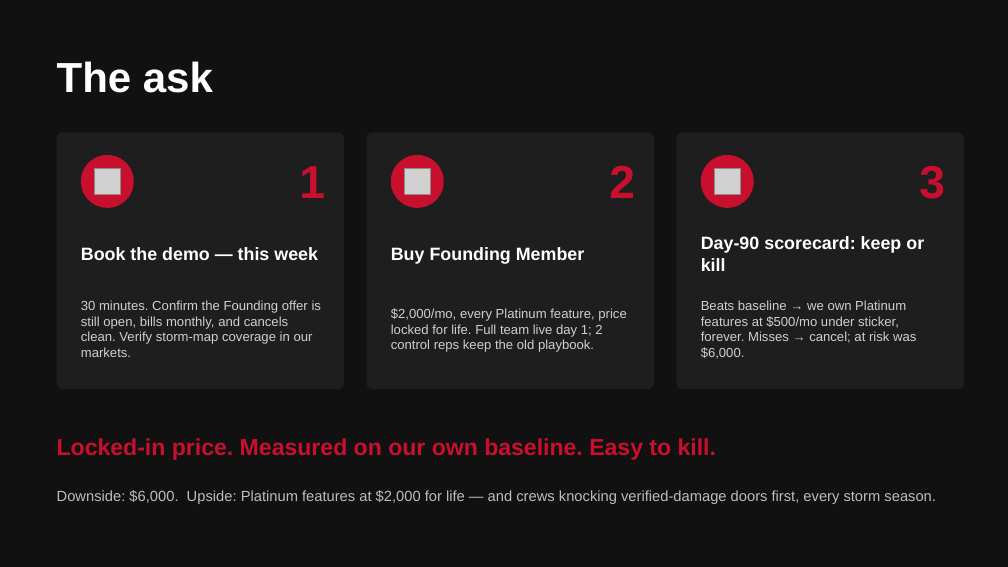
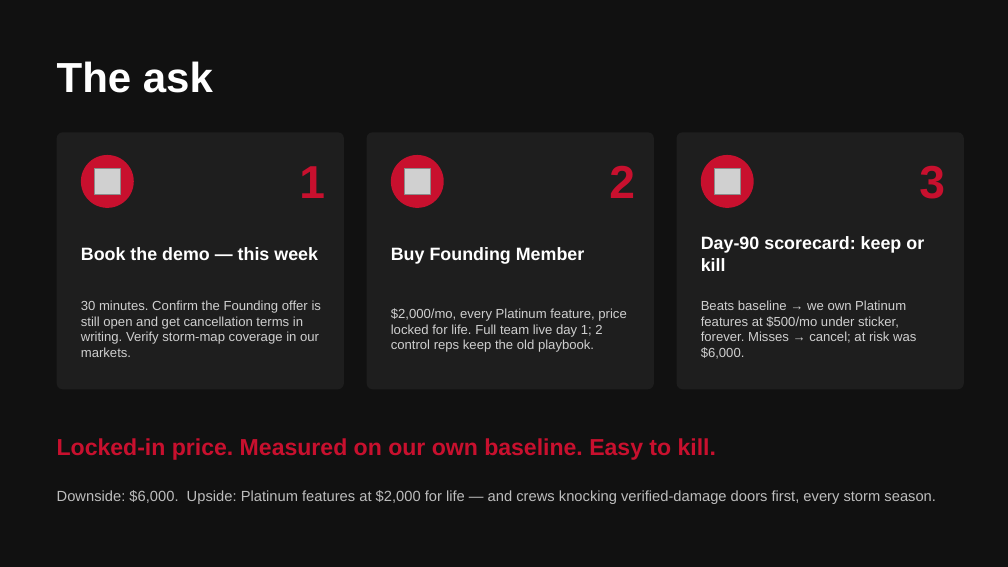
Before and after one commit to DommyD26/roofing-site-template, a slide deck: slide 10 of pitch/Storm-Scout-Pitch.pptx. Drawn at 1008x567 pixels with LibreOffice and Linux fonts; fonts in the diff are those of the drawing; grey boxes stand for pictures. Boxes give left, top, right and bottom in pixels: in the first picture for what was removed or moved away, otherwise in the second. Text is boxed around its words. In the diff, an @@ line names an element or a change of style, - is before the commit and + after.

```diff
--- a/pitch/Storm-Scout-Pitch.pptx
+++ b/pitch/Storm-Scout-Pitch.pptx
@@ text at [81, 300, 321, 357]: text changed @@
-30 minutes. Confirm the Founding offer is still open, bills monthly, and cancels clean. Verify storm-map coverage in our markets.
+30 minutes. Confirm the Founding offer is still open and get cancellation terms in writing. Verify storm-map coverage in our markets.
```
Also in this commit, not shown: 4 other slides changed, 1 other file.
